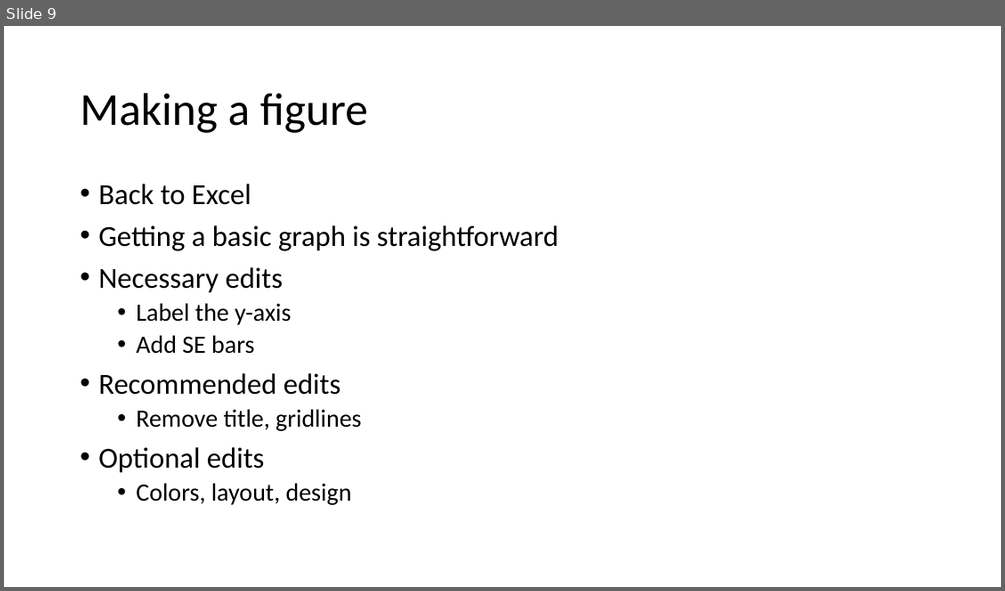
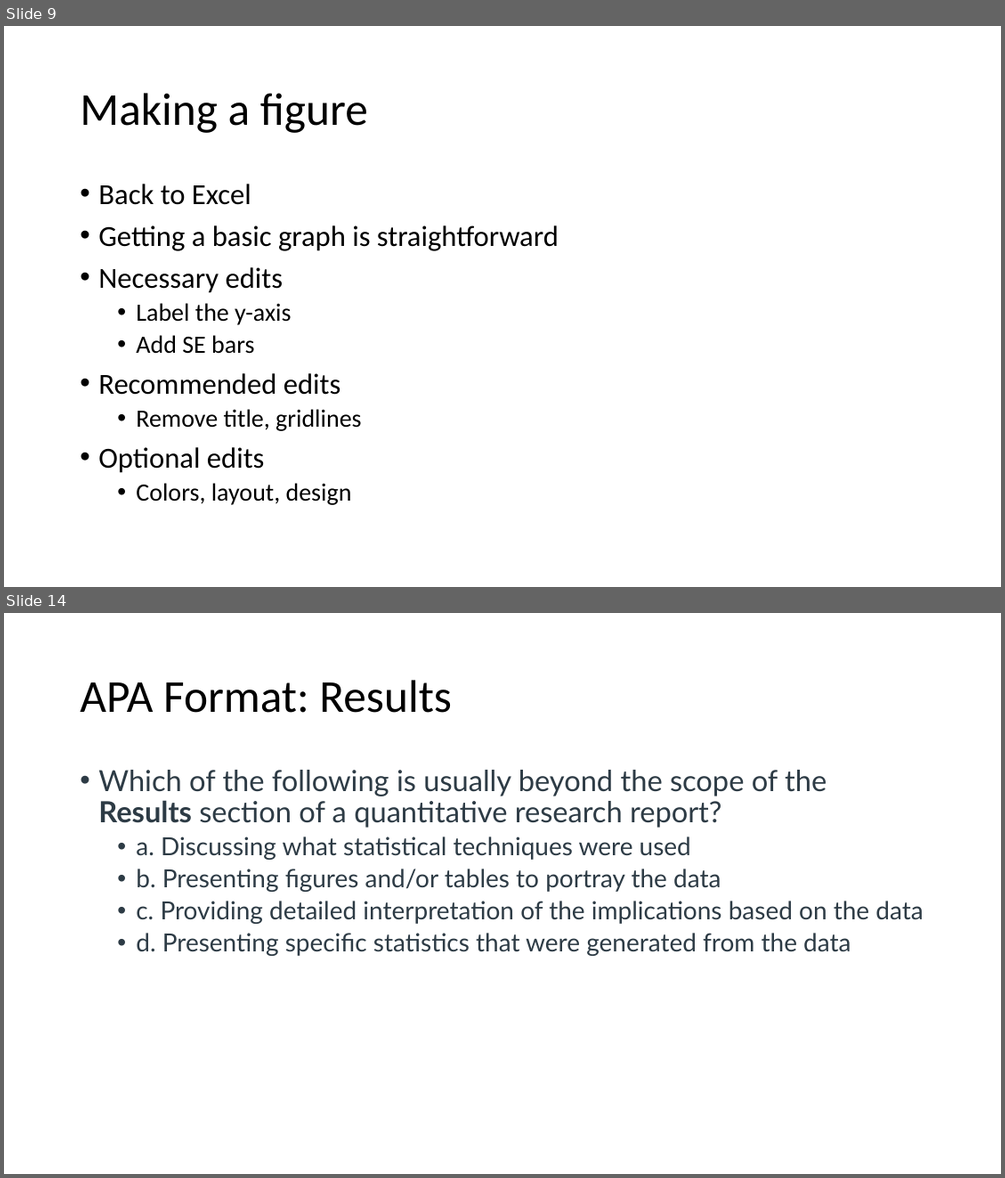
Before and after one commit to preber/Research-Methods, a slide deck: Class Slides 2024/Class 6.pptx. Shown one above the other, each under a label of ours: slide 9 before the commit, slides 9 and 14 after it; the slides between them are not shown. The pictures are 1005x591 and 1005x1178 pixels, drawn with LibreOffice and Linux fonts; fonts in the diff are those of the drawing. Boxes give left, top, right and bottom in pixels: in the first picture for what was removed or moved away, otherwise in the second. Text is boxed around its words. In the diff, an @@ line names an element or a change of style, - is before the commit and + after.

```diff
--- a/Class Slides 2024/Class 6.pptx
+++ b/Class Slides 2024/Class 6.pptx
@@ slide 14 added at [4, 613, 1001, 1174], background #FFFFFF @@
@@ title added at [80, 680, 452, 713], 44 pt, text #000000 @@
+APA Format: Results
@@ text added at [98, 770, 922, 956], 24 pt, text #2D3B45 @@
+• Which of the following is usually beyond the scope of the Results section of a quantitative research report?
+  • a. Discussing what statistical techniques were used
+  • b. Presenting figures and/or tables to portray the data
+  • c. Providing detailed interpretation of the implications based on the data
+  • d. Presenting specific statistics that were generated from the data
```
Also in this commit, not shown: 1 slide changed, 12 other slides added, 1 other file.
